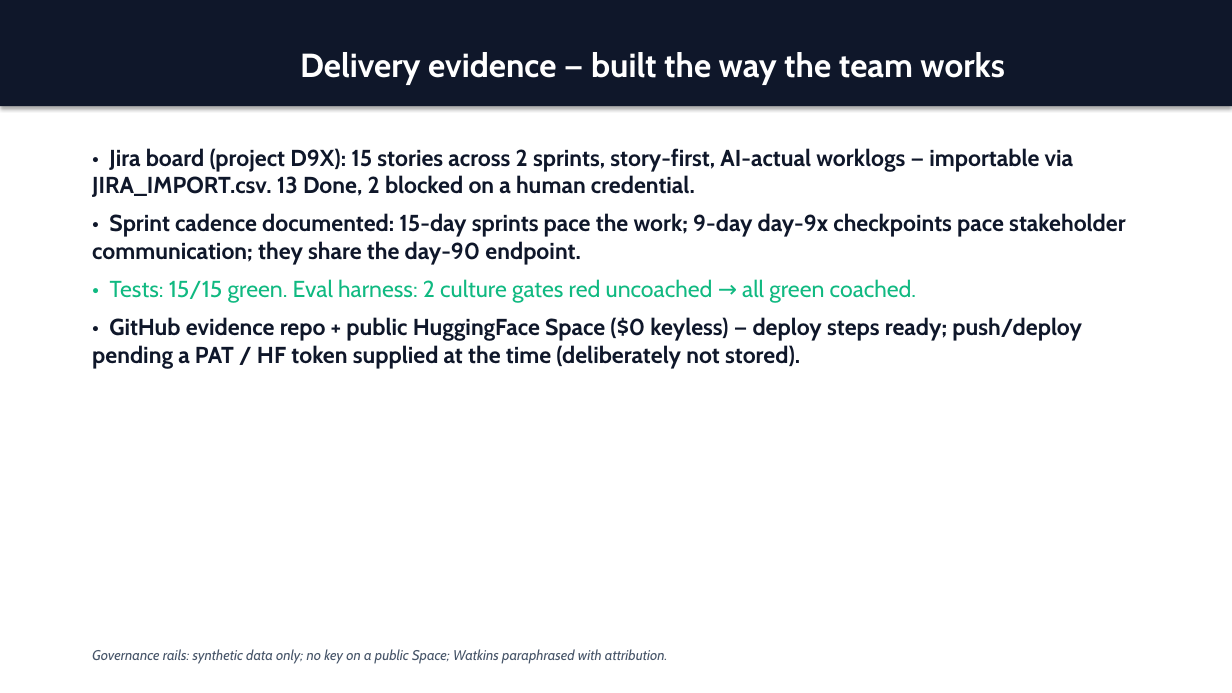
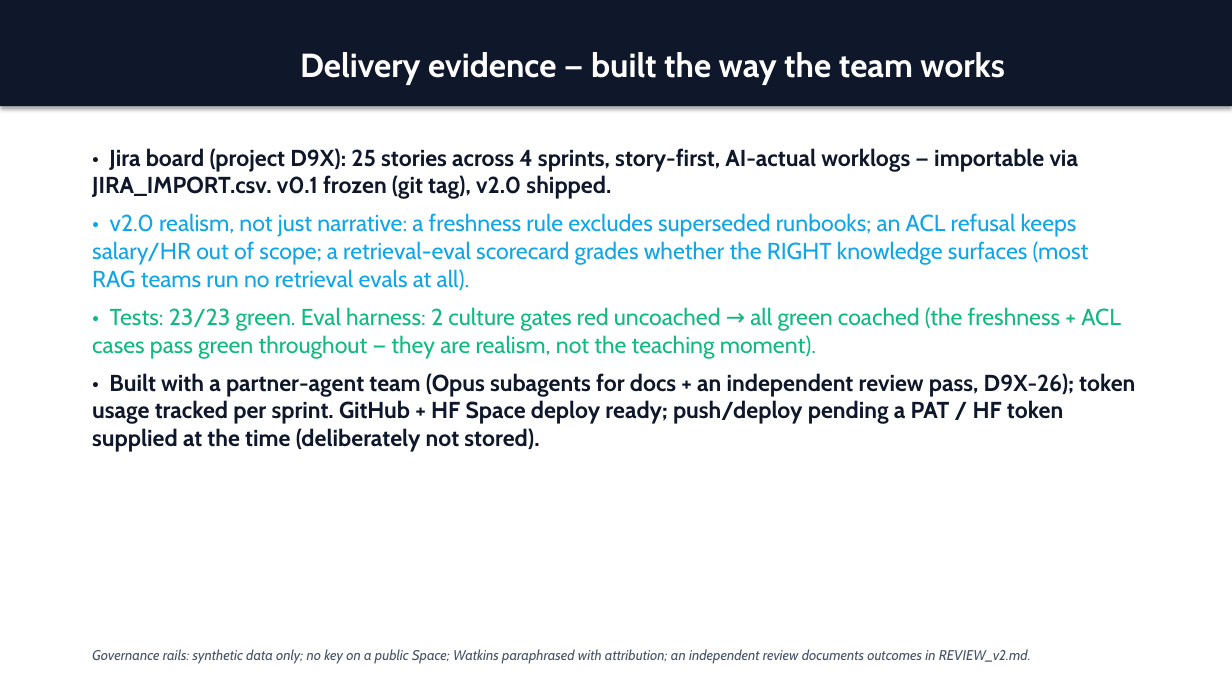
Before and after one commit to vijayarajks639-afk/day_9x, a slide deck: slide 12 of day_9x_stakeholder_deck.pptx (slide 9 before the commit). Drawn at 1232x693 pixels with LibreOffice and Linux fonts; fonts in the diff are those of the drawing. Boxes give left, top, right and bottom in pixels: in the first picture for what was removed or moved away, otherwise in the second. Text is boxed around its words. In the diff, an @@ line names an element or a change of style, - is before the commit and + after.

```diff
--- a/day_9x_stakeholder_deck.pptx
+++ b/day_9x_stakeholder_deck.pptx
@@ text at [92, 148, 1135, 452]: text changed; bold off @@
-• Jira board (project D9X): 15 stories across 2 sprints, story-first, AI-actual worklogs — importable via JIRA_IMPORT.csv. 13 Done, 2 blocked on a human credential.
-• Sprint cadence documented: 15-day sprints pace the work; 9-day day-9x checkpoints pace stakeholder communication; they share the day-90 endpoint.
-• Tests: 15/15 green. Eval harness: 2 culture gates red uncoached → all green coached.
-• GitHub evidence repo + public HuggingFace Space ($0 keyless) — deploy steps ready; push/deploy pending a PAT / HF token supplied at the time (deliberately not stored).
+• Jira board (project D9X): 25 stories across 4 sprints, story-first, AI-actual worklogs — importable via JIRA_IMPORT.csv. v0.1 frozen (git tag), v2.0 shipped.
+• v2.0 realism, not just narrative: a freshness rule excludes superseded runbooks; an ACL refusal keeps salary/HR out of scope; a retrieval-eval scorecard grades whether the RIGHT knowledge surfaces (most RAG teams run no retrieval evals at all).
+• Tests: 23/23 green. Eval harness: 2 culture gates red uncoached → all green coached (the freshness + ACL cases pass green throughout — they are realism, not the teaching moment).
+• Built with a partner-agent team (Opus subagents for docs + an independent review pass, D9X-26); token usage tracked per sprint. GitHub + HF Space deploy ready; push/deploy pending a PAT / HF token supplied at the time (deliberately not stored).
@@ text at [92, 649, 1031, 664]: text changed @@
-Governance rails: synthetic data only; no key on a public Space; Watkins paraphrased with attribution.
+Governance rails: synthetic data only; no key on a public Space; Watkins paraphrased with attribution; an independent review documents outcomes in REVIEW_v2.md.
```
Also in this commit, not shown: 1 other slide changed, 3 slides added, 20 other files.
